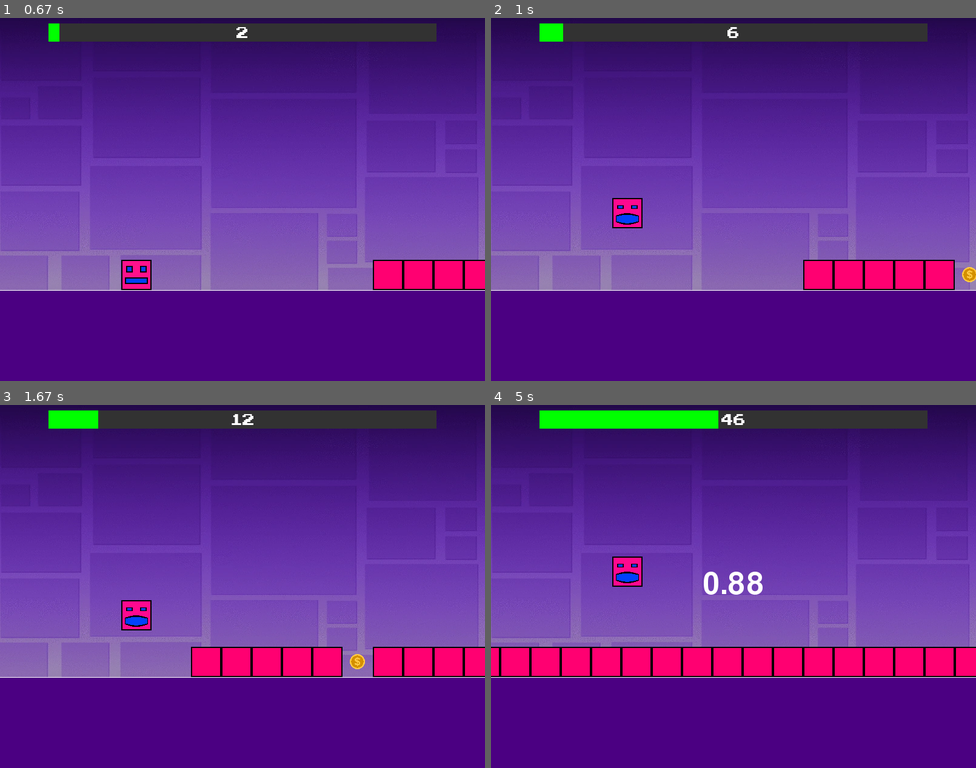
Above: before the commit, frames 1-4 (two rows, left to right).
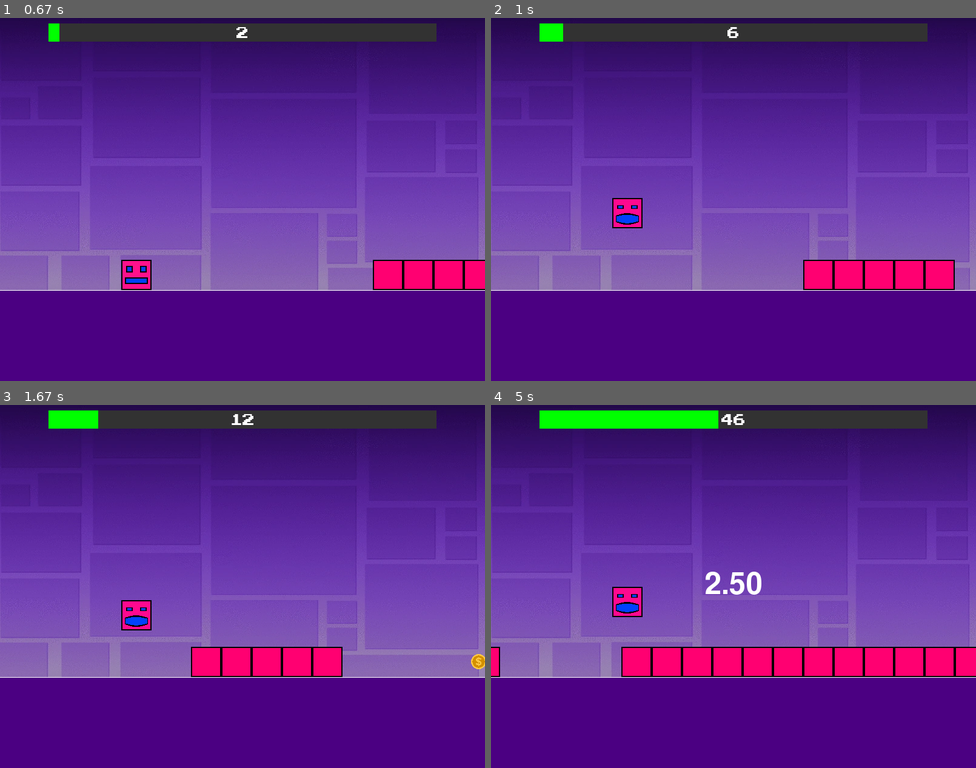
Above: after the commit, the same moments.

Repository: flawlessmevin/Geometry-Dash-Pygame
Game: pygame game, started from main.py
The game is run twice, just before and just after one commit, with the same random seed, the same clock (stepped at 60 frames per second) and the same inputs.
Inputs (mouse positions are in pixels of both pictures, inside the frame that each line leads up to):
- Up to frame 1 (0.67 s): click (242, 199) at 0.38 s
- Up to frame 2 (1 s): click (733, 221) at 0.72 s
- Up to frame 3 (1.67 s): click (421, 713) at 1.55 s
- Up to frame 4 (5 s): click (709, 680) at 2.38 s; click (665, 510) at 3.22 s; tap Space at 4, 4.4, 4.7 s

Frame 1 is identical in both runs. In frame 2, 0.1% of the frame differs, in the area x 97-100%, y 68-73%; in frame 3, 2.0%; in frame 4, 3.4%, in the area x 1-56%, y 41-75%.

Commit message:
BonusTimer

Diff:
--- /dev/null
+++ b/BonusTimer.py
@@ -0,0 +1,32 @@
+from Settings import *
+import pygame
+
+class BonusTimer:
+    def __init__(self, player):
+        self.bonus_end_time = 0
+        self.player = player
+
+    def add_time(self, duration):
+        if self.player.bonus:
+            self.bonus_end_time += duration
+        else:
+            self.bonus_end_time = pygame.time.get_ticks() + duration
+            self.player.bonus = True
+
+    def update(self):
+        if self.player.bonus and pygame.time.get_ticks() >= self.bonus_end_time:
+            self.player.bonus = False
+
+    def draw_bonus_timer(self,screen):
+        font = pygame.font.Font(pygame.font.get_default_font(), 50)
+        #font = pygame.font.Font(FONT, 50)
+        if self.player.bonus:
+            remaining_time_ms = max(0, self.bonus_end_time - pygame.time.get_ticks())
+            seconds = remaining_time_ms // 1000
+            milliseconds = remaining_time_ms % 1000
+
+
+            time_str = f"{seconds}.{milliseconds // 10:02d}"
+            text = font.render(time_str, True, (255, 255, 255))
+            text_rect = text.get_rect(center=(SCREEN_WIDTH // 2, SCREEN_HEIGHT // 2))
+            screen.blit(text, text_rect)
--- a/Game.py
+++ b/Game.py
@@ -67,8 +67,9 @@
             self.draw_ground()
             self.check_collisions()
             self.level.draw(self.screen)
+            self.player.update()
             self.player.draw(self.screen)
-            self.player.draw_bonus_timer(self.screen)
+
 
             pygame.display.update()
 
@@ -100,12 +101,15 @@
 
                     elif obj["type"] == "*":
                         if self.player.get_rect().colliderect(obj["rect"]):
-                            self.player.enable_bonus()
+                            self.level.collided_objects.remove(obj)
+                            self.coin_sound.play()
+                            self.player.add_bonus_time(3000)
 
                 else:
                     if obj["type"] == "*":
                         self.coin_sound.play()
                         self.level.collided_objects.remove(obj)
+                        self.player.add_bonus_time(3000)
                     elif obj["type"] == "^" or obj["type"] == "#":
                         self.level.eliminate_object(obj)
 
--- a/Levels.py
+++ b/Levels.py
@@ -27,39 +27,29 @@
         self.explosion_sound = pygame.mixer.Sound("assets/sounds/explosion_sound.wav")
 
 
-
     def move_level(self):
         self.offset += 5
-
         for obj in self.collided_objects:
             obj["rect"].x -= 5
-
 
 
     def generate_level(self):
         with open(self.file_path, "r") as file:
             lines = file.readlines()
         patterns = [line.split(":")[1].strip() for line in lines if "Pattern" in line]
-
         level = ""
-
         for i in range(LEVEL_LENGTH // 5):
             level += random.choice(patterns)
         level = list(level)
         for i in range(len(level)):
-            if level[i] == "." and random.random() < 0.1:
+            if level[i] == "." and random.random() < 0.05:
                 level[i] = "*"
                 print(i)
         level = "".join(level)
-        level = "..............#####*#################################################################"
+        level = "..............#####....*#####*############################################################"
         #level = ".........." + level[:LEVEL_LENGTH - 15] + ".........@"
-
-
-
         self.level_grid = [level]
-
         self.collided_objects = []
-
         for row_idx, row in enumerate(self.level_grid):
             for col_idx, symbol in enumerate(row):
                 if symbol in self.SYMBOLS and self.SYMBOLS[symbol] is not None:
@@ -87,13 +77,11 @@
                     images[symbol] = pygame.transform.scale(images[symbol], (TILE_SIZE, TILE_SIZE))
         return images
 
+
     def eliminate_object(self, obj):
         self.explosion_sound.stop()
         self.collided_objects.remove(obj)
         self.explosion_sound.play()
-
-
-
 
 
     def draw(self, screen):
@@ -102,12 +90,11 @@
                 screen.blit(self.images[obj["type"]], (obj["rect"].x, obj["rect"].y))
 
 
-
     def get_progress(self):
-
         progress = (self.offset / (LEVEL_LENGTH * TILE_SIZE)) * 100
         progress = min(progress, 100)
         return progress
+
 
     def draw_progress_bar(self, screen):
         progress = self.get_progress()
--- a/Player.py
+++ b/Player.py
@@ -2,6 +2,7 @@
 
 import pygame
 from Settings import *
+from BonusTimer import BonusTimer
 import threading
 
 class Player:
@@ -14,16 +15,7 @@
         self.bonus_time = 0
         self.images = [pygame.image.load(path) for path in image_paths]
         self.image = pygame.transform.scale(self.images[0], (TILE_SIZE, TILE_SIZE))
-
-    def enable_bonus(self):
-        self.bonus = True
-        self.bonus_time = pygame.time.get_ticks() + 3000
-        threading.Timer(3, self.disable_bonus).start()
-
-    def disable_bonus(self):
-        self.bonus_time = 0
-        self.bonus = False
-
+        self.bonus_timer = BonusTimer(self)
 
 
 
@@ -32,6 +24,7 @@
             self.velocity_y = -15
             self.is_jumping = True
             self.image = pygame.transform.scale(self.images[1], (TILE_SIZE, TILE_SIZE))
+
 
     def apply_gravity(self, collided_objects):
         self.velocity_y += 1
@@ -53,26 +46,19 @@
             self.image = pygame.transform.scale(self.images[0], (TILE_SIZE, TILE_SIZE))
 
 
+    def add_bonus_time(self, duration):
+        self.bonus_timer.add_time(duration)
 
+
+    def update(self):
+        self.bonus_timer.update()
 
 
     def draw(self, screen):
+        screen.blit(self.image, (self.x, self.y))
+        if self.bonus:
+            self.bonus_timer.draw_bonus_timer(screen)
 
-        screen.blit(self.image, (self.x, self.y))
-
-    def draw_bonus_timer(self, screen):
-        font = pygame.font.Font(pygame.font.get_default_font(), 50)
-        #font = pygame.font.Font(FONT, 50)
-        if self.bonus:
-            remaining_time_ms = max(0, self.bonus_time - pygame.time.get_ticks())
-            seconds = remaining_time_ms // 1000
-            milliseconds = remaining_time_ms % 1000
-
-
-            time_str = f"{seconds}.{milliseconds // 10:02d}"
-            text = font.render(time_str, True, (255, 255, 255))
-            text_rect = text.get_rect(center=(SCREEN_WIDTH // 2, SCREEN_HEIGHT // 2))
-            screen.blit(text, text_rect)
 
     def get_rect(self):
         return pygame.Rect(self.x, self.y, TILE_SIZE, TILE_SIZE)
